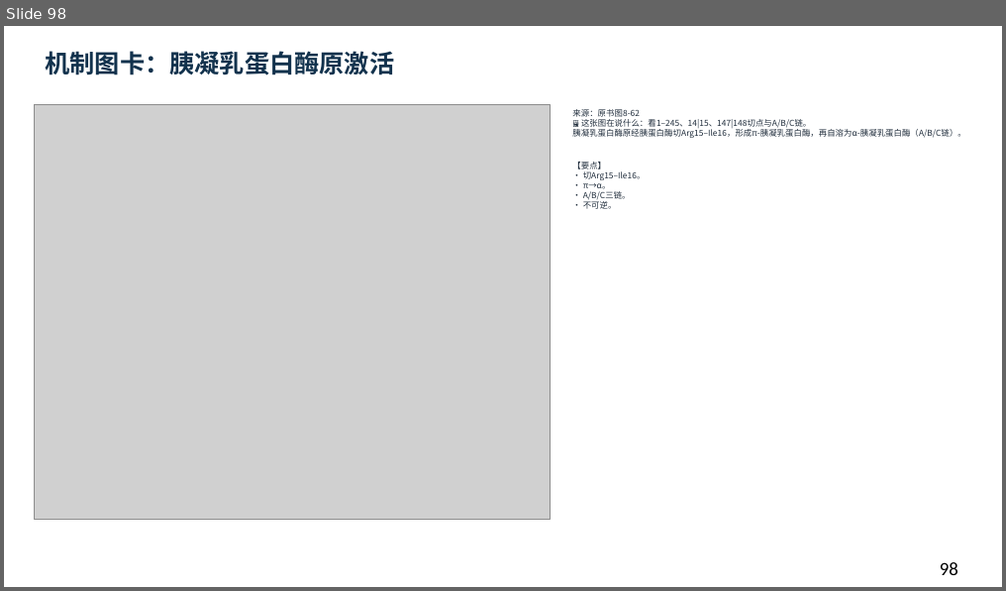
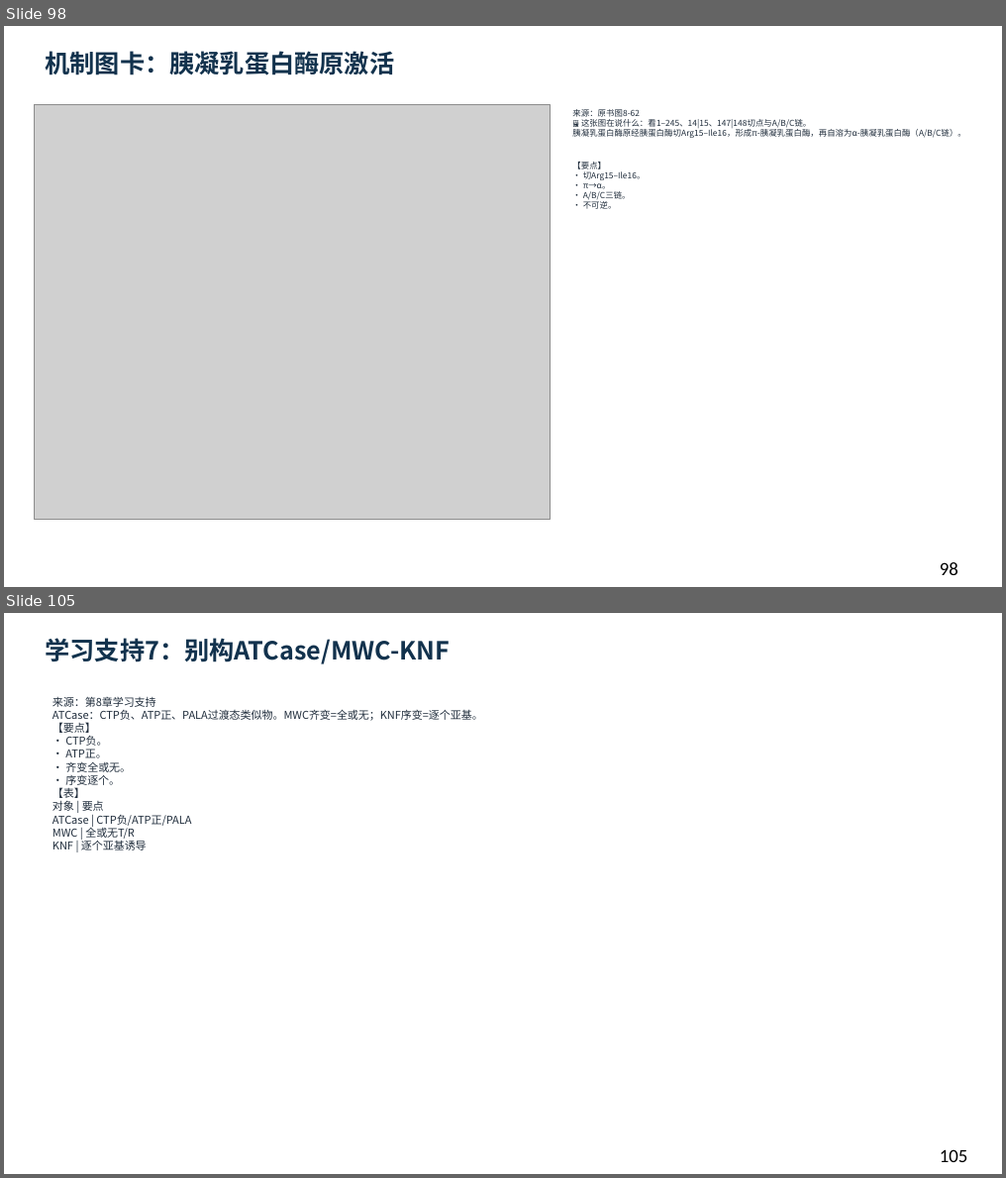
Before and after one commit to newkan-li/Biochemistry, a slide deck: downloads/bc08-ai-style.pptx. Shown one above the other, each under a label of ours: slide 98 before the commit, slides 98 and 105 after it; the slides between them are not shown. The pictures are 1006x591 and 1006x1178 pixels, drawn with LibreOffice and Linux fonts; fonts in the diff are those of the drawing; grey boxes stand for pictures. Boxes give left, top, right and bottom in pixels: in the first picture for what was removed or moved away, otherwise in the second. Text is boxed around its words. In the diff, an @@ line names an element or a change of style, - is before the commit and + after.

```diff
--- a/downloads/bc08-ai-style.pptx
+++ b/downloads/bc08-ai-style.pptx
@@ slide 105 added at (4, 613, 1002, 1174), background #FFFFFF @@
@@ text added at (45, 638, 450, 664), 24 pt, text #12324D, bold @@
+学习支持7：别构ATCase/MWC-KNF
@@ text added at (53, 696, 483, 851), 10.5 pt, text #202D3C @@
+来源：第8章学习支持
+ATCase：CTP负、ATP正、PALA过渡态类似物。MWC齐变=全或无；KNF序变=逐个亚基。
+【要点】
+• CTP负。
+• ATP正。
+• 齐变全或无。
+• 序变逐个。
+【表】
+对象 | 要点
+ATCase | CTP负/ATP正/PALA
+MWC | 全或无T/R
+KNF | 逐个亚基诱导
@@ text added at (940, 1150, 968, 1162), 18 pt, text #000000 @@
+105
```
Also in this commit, not shown: 1 slide changed, 8 other slides added, 6 other files.
